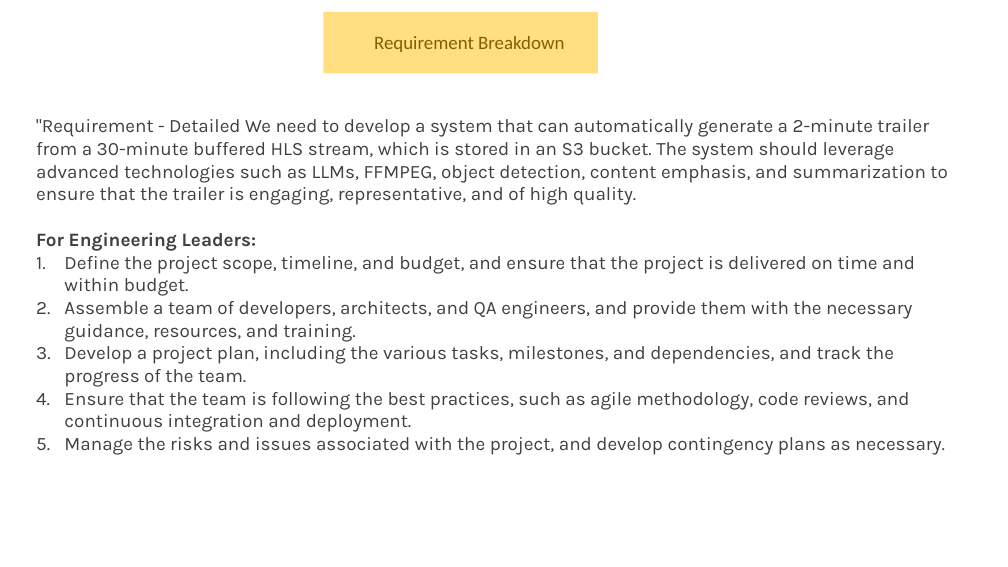
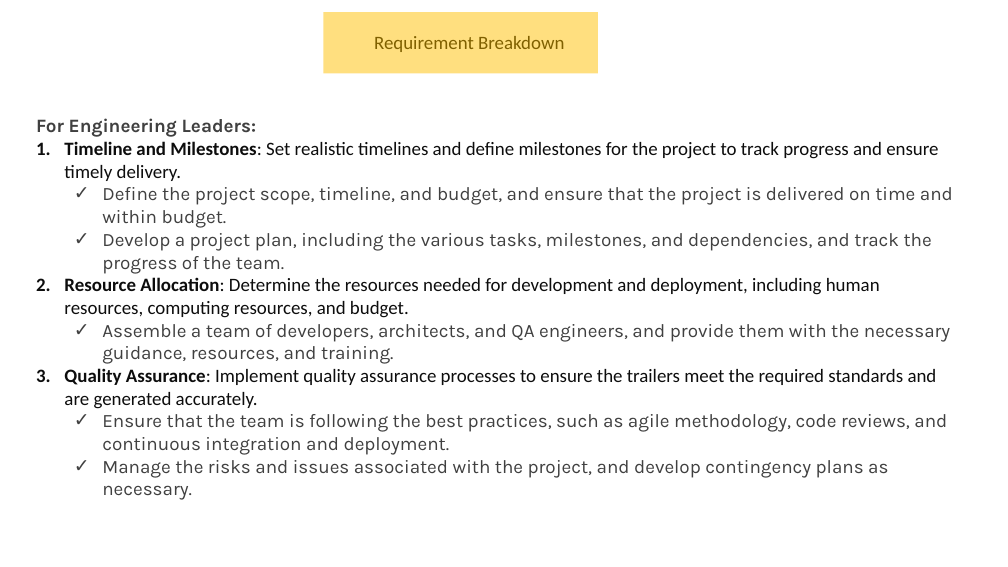
Before and after one commit to abmishra1234/DVR-Feature-Livestream, a slide deck: slide 4 of docs/VideoSummerisation.pptx. Drawn at 1008x567 pixels with LibreOffice and Linux fonts; fonts in the diff are those of the drawing. Boxes give left, top, right and bottom in pixels: in the first picture for what was removed or moved away, otherwise in the second. Text is boxed around its words. In the diff, an @@ line names an element or a change of style, - is before the commit and + after.

```diff
--- a/docs/VideoSummerisation.pptx
+++ b/docs/VideoSummerisation.pptx
@@ text at (x1=36, y1=119, x2=947, y2=205): paragraph removed @@
-"Requirement - Detailed We need to develop a system that can automatically generate a 2-minute trailer from a 30-minute buffered HLS stream, which is stored in an S3 bucket. The system should leverage advanced technologies such as LLMs, FFMPEG, object detection, content emphasis, and summarization to ensure that the trailer is engaging, representative, and of high quality.
@@ text at (x1=64, y1=141, x2=938, y2=181): paragraph added @@
+1. Timeline and Milestones: Set realistic timelines and define milestones for the project to track progress and ensure timely delivery.
@@ text at (x1=102, y1=187, x2=953, y2=500): bullet 1. to ✓; list level 1 to 2 in "Define the project scope, timeline, ..."; list level 1 to 2 in "Assemble a team of developers, ..."; list level 1 to 2 in "Ensure that the team is ..."; list level 1 to 2 in "Manage the risks and issues ..." @@
@@ text at (x1=64, y1=233, x2=932, y2=318): paragraphs added @@
+  ✓ Develop a project plan, including the various tasks, milestones, and dependencies, and track the progress of the team.
+2. Resource Allocation: Determine the resources needed for development and deployment, including human resources, computing resources, and budget.
@@ text at (x1=64, y1=368, x2=937, y2=409): text changed; font Karla to Calibri; text colour #404040 to #0D0D0D @@
-3. Develop a project plan, including the various tasks, milestones, and dependencies, and track the progress of the team.
+3. Quality Assurance: Implement quality assurance processes to ensure the trailers meet the required standards and are generated accurately.
```
Also in this commit, not shown: 1 other slide changed, 15 slides added, 1 slide removed.
